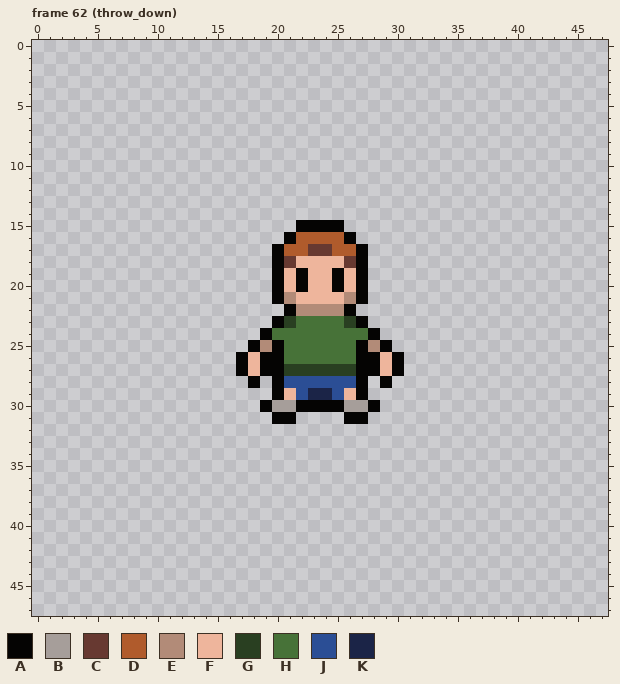
Pixel-art file -- art/characters/playerA.aseprite. The picture above is the old version.
48x48 pixels, 69 frames. Shown: frame 62 (throw_down). The commit also changed other frames, which this record leaves out.
Visible layers, top first: "Layer 2", "Layer 1".
Palette (. is transparent): A #050403  B #a69e9a  C #673931  D #b05b2c  E #b28b78  F #eeb59c  G #293f21  H #477238  J #2b4e95  K #1b2447
Pixels before, frame 62 (throw_down), first column x 17:
15 .....AAAA.....
16 ....ADDDDA....
17 ...ADDCCDDA...
18 ...ACFFFFCA...
19 ...AFAFFAFA...
20 ...AFAFFAFA...
21 ...AEFFFFEA...
22 ....AEEEEA....
23 ...AGHHHHGA...
24 ..AHHHHHHHHA..
25 .AEAHHHHHHAEA.
26 AFAAHHHHHHAAFA
27 AFAAGGGGGGAAFA
28 .A.AJJJJJJA.A.
29 ...AFJKKJFA...
30 ..ABBAAAABBA..
31 ...AA....AA...
The same view after the edit:
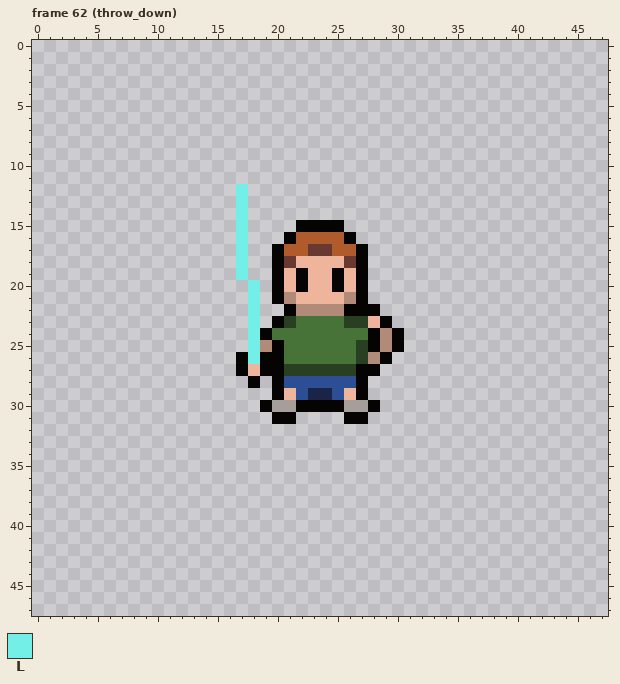
Colours new in this view: L #73efe8
Diff:
Frame 62 (throw_down), layers "Layer 2", "Layer 1":
y 12..19: x 17 . -> L
y 20..21: x 18 . -> L
y 22: x 18 . -> L; x 27..28 .. -> AA
y 23: x 18 . -> L; x 27..29 A.. -> GFA
y 24: x 18 . -> L; x 29..30 .. -> EA
y 25: x 18 A -> L; x 27..30 AEA. -> GAEA
y 26: x 18 F -> L; x 27..30 AAFA -> GEA.
y 27: x 29..30 FA -> ..
y 28: x 29 A -> .
Changed places in both pictures, as pixel boxes (x1, y1, x2, y2):
changed: (236, 184, 260, 364)
changed: (356, 304, 404, 388)
